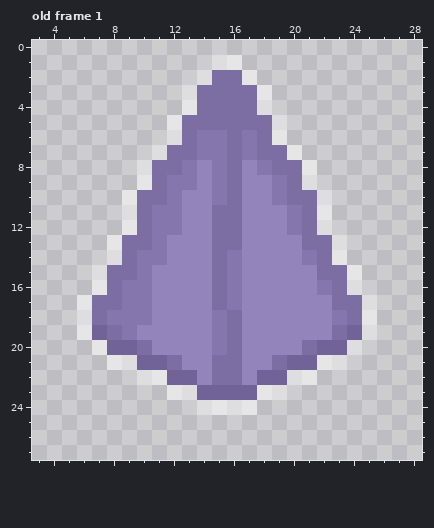
Edited in one commit: pixel-art file (Images/obelisk_particle_01.ase). That is the earlier state.
32x32 pixels, 1 frame. Colours within 5 levels of each other are drawn and written as one. Shown: old frame 1: x 3..28, y 0..27. The commit also changed other frames, which this record leaves out.
After the commit:
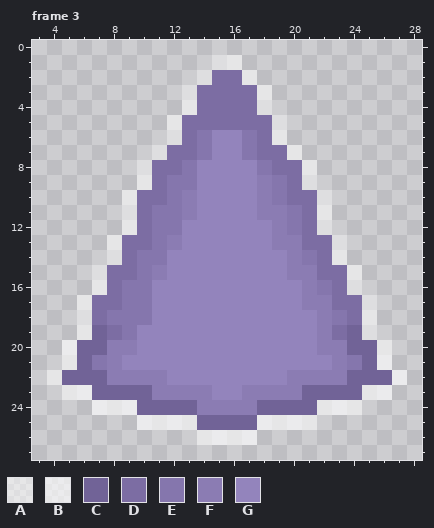
Palette (. is transparent): A #ffffff7e  B #ffffff9b  C #716397  D #7c6da3  E #8576ad  F #8b7cb3  G #9384bc
A new or re-ordered frame is compared with the old frame closest to it.
Diff:
frames 1 -> 4
Frame 3 is new; against old frame 1:
y 6..8: x 15..16 ED -> GG
y 9: x 15..16 ED -> GG; x 18 G -> F
y 10: x 13 G -> F; x 15..16 ED -> GG; x 18 G -> F
y 11: x 13 G -> F; x 15..16 DD -> GG; x 18..19 GG -> FF
y 12: x 15..16 DD -> GG; x 19 G -> F
y 13: x 12 G -> F; x 15..16 DD -> GG; x 19..20 GG -> FF
y 14: x 15..16 DE -> GG; x 20 G -> F
y 15: x 11 G -> F; x 15..16 DE -> GG; x 20..21 GG -> FF
y 16: x 15..16 DE -> GG; x 21 G -> F
y 17: x 15..16 DE -> GG; x 21..22 GG -> FF
y 18..19: x 15..16 ED -> GG; x 22 G -> F
y 20: x 5..10 ..ACCD -> BCCFFG; x 15..16 ED -> GG; x 21..26 DCCA.. -> GFFCCB
y 21: x 5..12 ...AACCD -> BCEFGGGG; x 15..16 DD -> GG; x 19..26 DCCAA... -> GGGGFECB
y 22: x 4..13 ......AACC -> BCCCFFFFGG; x 15..16 DD -> GG; x 18..27 CCAA...... -> GGFFFFCCCB
y 23: x 5..26 .......AACCCCAA....... -> BBCCCCFFFFGGFFFFCCCCBB
y 24: x 7..24 .......AAAA....... -> BBBCCCCFFFFCCCCBBB
y 25: x 10..21 ............ -> BBBBCCCCBBBB
y 26: x 14..17 .... -> BBBB
Where, in picture pixels (left, top, right, bottom), the same in both pictures:
changed: (47, 130, 407, 445)
